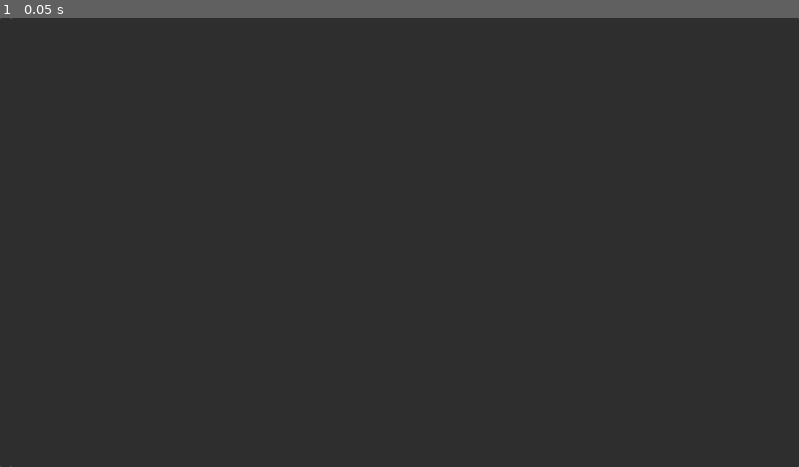
Above: before the commit, frame 1.
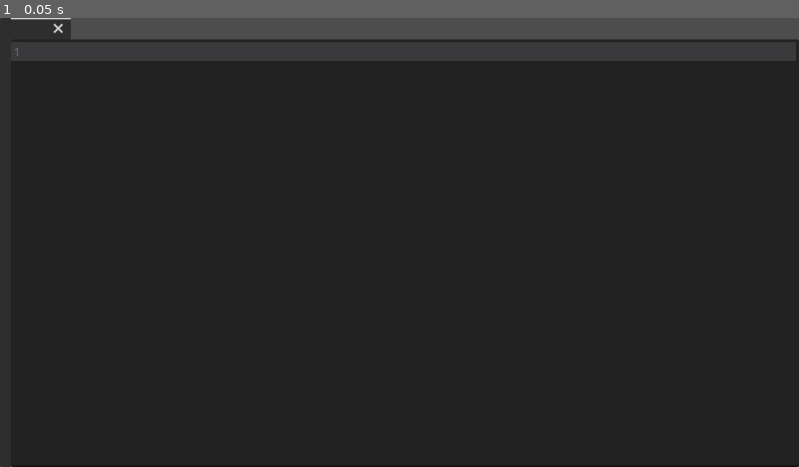
Above: after the commit, the same moment.

Repository: thiagola92/la-text-editor
Game: Godot game, scene res://src/main.tscn
Two runs of this game, one before a commit and one after it. Both use one fixed random seed, a clock stepped at 60 frames per second and the inputs below.
Inputs:
- Up to frame 1 (0.05 s): no input

The runs differ from the first frame. In frame 1, 4.5% of the frame differs, in the area x 1-100%, y 0-100%.

Commit message:
Improve GroupEditor

Diff:
--- a/project.godot
+++ b/project.godot
@@ -143,6 +143,16 @@
 "deadzone": 0.5,
 "events": []
 }
+ui_group_half_h={
+"deadzone": 0.5,
+"events": [Object(InputEventKey,"resource_local_to_scene":false,"resource_name":"","device":-1,"window_id":0,"command_or_control_autoremap":true,"alt_pressed":false,"shift_pressed":false,"pressed":false,"keycode":0,"physical_keycode":72,"key_label":0,"unicode":104,"location":0,"echo":false,"script":null)
+]
+}
+ui_group_half_v={
+"deadzone": 0.5,
+"events": [Object(InputEventKey,"resource_local_to_scene":false,"resource_name":"","device":-1,"window_id":0,"command_or_control_autoremap":true,"alt_pressed":false,"shift_pressed":true,"pressed":false,"keycode":0,"physical_keycode":72,"key_label":0,"unicode":72,"location":0,"echo":false,"script":null)
+]
+}
 ui_tab_new={
 "deadzone": 0.5,
 "events": [Object(InputEventKey,"resource_local_to_scene":false,"resource_name":"","device":-1,"window_id":0,"command_o …(186 unchanged characters)…
--- a/src/components/code_editor/code_editor.gd
+++ b/src/components/code_editor/code_editor.gd
@@ -42,7 +42,8 @@
 	return file_proxy.filepath.get_file()
 
 
-## Load the [FileProxy.text] into [member CodeEdit.text].[br]
+## Load the [member FileProxy.text] into [member CodeEdit.text].[br][br]
+##
 ## [b]Note[/b]: Use [method _reload_text] if you need to preserve information (like carets positions).
 func _load_text() -> void:
 	if not file_proxy:
--- a/src/components/group_editor/group_editor.gd
+++ b/src/components/group_editor/group_editor.gd
@@ -3,3 +3,97 @@
 ## This is made using [SplitContainer]s to split [TabEditor]s and letting this scene manage them.
 class_name GroupEditor
 extends MarginContainer
+
+
+const CODE_EDITOR := preload("res://src/components/code_editor/code_editor.tscn")
+
+const TAB_EDITOR := preload("res://src/components/tab_editor/tab_editor.tscn")
+
+@export var file_opener: FileDialog
+
+## Holds temporarily a reference to the current [TabEditor].
+var _current_tab_editor: TabEditor
+
+
+func _ready() -> void:
+	add_child(_new_split_container()) # First SplitContainer.
+
+
+## Get if there is no [SplitContainer]s in the [GroupEditor].[br]
+## This is necessary because some keybindings from [TabEditor] are still useful.[br]
+## For example: open new tab and open file
+func _is_empty() -> bool:
+	for c in get_children():
+		if c is SplitContainer:
+			return false
+	return true
+
+
+## Create a [SplitContainer] with a [TabEditor] child.[br]
+## [GroupEditor] will listen signals of [TabEditor]s created this way.
+func _new_split_container(vertical: bool = false) -> SplitContainer:
+	var tab_editor: TabEditor = _new_tab_editor()
+	var split_container := SplitContainer.new()
+
+	split_container.vertical = vertical
+	split_container.size_flags_horizontal = Control.SIZE_EXPAND_FILL
+	split_container.size_flags_vertical = Control.SIZE_EXPAND_FILL
+	split_container.add_child(tab_editor)
+	split_container.child_order_changed.connect(
+		func():
+			if split_container.get_child_count() == 0:
+				split_container.queue_free()
+	)
+
+	return split_container
+
+
+## Create a [TabEditor] and make this [GroupEditor] listen to requests from it.
+func _new_tab_editor() -> TabEditor:
+	var tab_editor := TAB_EDITOR.instantiate() as TabEditor
+	tab_editor.split_requested.connect(_on_tab_editor_split_requested)
+	tab_editor.open_file_requested.connect(_on_tab_editor_open_file_requested)
+	tab_editor.new_tab()
+
+	return tab_editor
+
+
+func _on_tab_editor_split_requested(tab_editor: TabEditor, vertical: bool) -> void:
+	if not tab_editor.get_parent() is SplitContainer:
+		return
+
+	var parent := tab_editor.get_parent() as SplitContainer
+
+	if parent.get_child_count() < 2:
+		parent.add_child(_new_tab_editor())
+		parent.vertical = vertical
+	else:
+		var index: int = tab_editor.get_index()
+		var new_split_container := _new_split_container(vertical)
+		tab_editor.reparent(new_split_container)
+		parent.add_child(new_split_container)
+		parent.move_child(new_split_container, index)
+
+
+func _on_tab_editor_open_file_requested(tab_editor: TabEditor) -> void:
+	_current_tab_editor = tab_editor
+	file_opener.popup_centered()
+
+
+## Open file in a new tab.
+func _on_file_opener_file_selected(path: String) -> void:
+	if not _current_tab_editor:
+		return
+
+	var code_editor: CodeEditor = _current_tab_editor.new_tab()
+	var file_proxy: FileProxy = FilesProxies.get_file_proxy(path)
+
+	code_editor.file_proxy = file_proxy
+	_current_tab_editor = null
+
+
+func _on_child_order_changed() -> void:
+	# Never leave GroupEditor empty, otherwise TabEditor keybindings will not work
+	# And you will have to implement some of them in GroupEditor.
+	if _is_empty():
+		add_child(_new_split_container())
--- a/src/components/group_editor/group_editor.tscn
+++ b/src/components/group_editor/group_editor.tscn
@@ -1,24 +1,23 @@
-[gd_scene load_steps=3 format=3 uid="uid://vs3v1esomspc"]
+[gd_scene load_steps=2 format=3 uid="uid://vs3v1esomspc"]
 
-[ext_resource type="PackedScene" uid="uid://bclwgesgwmcnq" path="res://src/components/tab_editor/tab_editor.tscn" id="1_c33tl"]
 [ext_resource type="Script" path="res://src/components/group_editor/group_editor.gd" id="1_n1d6m"]
 
-[node name="GroupEditor" type="MarginContainer"]
+[node name="GroupEditor" type="MarginContainer" node_paths=PackedStringArray("file_opener")]
 anchors_preset = 15
 anchor_right = 1.0
 anchor_bottom = 1.0
 grow_horizontal = 2
 grow_vertical = 2
 script = ExtResource("1_n1d6m")
+file_opener = NodePath("FileOpener")
 
-[node name="SplitContainer" type="SplitContainer" parent="."]
-layout_mode = 2
+[node name="FileOpener" type="FileDialog" parent="."]
+auto_translate_mode = 1
+title = "Open a File"
+size = Vector2i(700, 350)
+ok_button_text = "Open"
+file_mode = 0
+access = 2
 
-[node name="TabEditor" parent="SplitContainer" instance=ExtResource("1_c33tl")]
-layout_mode = 2
-size_flags_horizontal = 3
-
-[node name="TabEditor2" parent="SplitContainer" instance=ExtResource("1_c33tl")]
-auto_translate_mode = 1
-layout_mode = 2
-size_flags_horizontal = 3
+[connection signal="child_order_changed" from="." to="." method="_on_child_order_changed"]
+[connection signal="file_selected" from="FileOpener" to="." method="_on_file_opener_file_selected"]
--- a/src/components/tab_editor/tab_editor.gd
+++ b/src/components/tab_editor/tab_editor.gd
@@ -4,6 +4,12 @@
 class_name TabEditor
 extends TabContainer
 
+
+## Signal [GroupEditor] to split group.
+signal split_requested(tab_editor: TabEditor, vertical: bool)
+
+## Signal [GroupEditor] to let the user select a drive file to be opened in [TabEditor].
+signal open_file_requested(tab_editor: TabEditor)
 
 const CODE_EDITOR := preload("res://src/components/code_editor/code_editor.tscn")
 
@@ -13,14 +19,24 @@
 	get_tab_bar().tab_close_display_policy = TabBar.CLOSE_BUTTON_SHOW_ALWAYS
 	get_tab_bar().tab_close_pressed.connect(_close_tab)
 
-	child_order_changed.connect(_reload_tabs_names)
-
 	_reload_tabs_names()
 
 
 func _shortcut_input(_event: InputEvent) -> void:
-	if Input.is_action_just_pressed("ui_tab_new"):
-		_open_new_tab()
+	if not get_child(current_tab).has_focus() and not get_tab_bar().has_focus():
+		return
+
+	if Input.is_action_just_pressed("ui_group_half_v"):
+		split_requested.emit(self, true)
+		get_viewport().set_input_as_handled()
+	elif Input.is_action_just_pressed("ui_group_half_h"):
+		split_requested.emit(self, false)
+		get_viewport().set_input_as_handled()
+	elif Input.is_action_just_pressed("ui_file_open"):
+		open_file_requested.emit(self)
+		get_viewport().set_input_as_handled()
+	elif Input.is_action_just_pressed("ui_tab_new"):
+		new_tab()
 		get_viewport().set_input_as_handled()
 	elif Input.is_action_just_pressed("ui_tab_close"):
 		_close_tab(current_tab)
@@ -33,6 +49,17 @@
 		get_viewport().set_input_as_handled()
 
 
+## Creates a [CodeEditor] and insert in a new tab.[br]
+## Return the [CodeEditor] created in case needs to setup [member CodeEditor.file_proxy].
+func new_tab() -> CodeEditor:
+	var code_editor := CODE_EDITOR.instantiate() as CodeEditor
+
+	add_child(code_editor)
+	current_tab = get_tab_count() - 1
+
+	return code_editor
+
+
 func _reload_tabs_names() -> void:
 	var i: int = 0
 
@@ -41,11 +68,6 @@
 			set_tab_title(i, c.filename())
 
 		i += 1
-
-
-func _open_new_tab() -> void:
-	add_child(CODE_EDITOR.instantiate())
-	current_tab = get_tab_count() - 1
 
 
 func _close_tab(tab: int) -> void:
@@ -61,3 +83,10 @@
 func _previous_tab() -> void:
 	if current_tab > 0:
 		current_tab -= 1
+
+
+func _on_child_order_changed() -> void:
+	if get_child_count() == 0:
+		queue_free()
+	else:
+		_reload_tabs_names()
--- a/src/components/tab_editor/tab_editor.tscn
+++ b/src/components/tab_editor/tab_editor.tscn
@@ -8,7 +8,10 @@
 anchor_bottom = 1.0
 grow_horizontal = 2
 grow_vertical = 2
+size_flags_horizontal = 3
 size_flags_vertical = 3
 theme_override_constants/side_margin = 0
 drag_to_rearrange_enabled = true
 script = ExtResource("1_n3njw")
+
+[connection signal="child_order_changed" from="." to="." method="_on_child_order_changed"]
--- a/src/components/window_editor/window_editor.gd
+++ b/src/components/window_editor/window_editor.gd
@@ -6,13 +6,9 @@
 
 signal quit_requested
 
-const CODE_EDITOR := preload("res://src/components/code_editor/code_editor.tscn")
-
 @export var window_info: WindowInfo
 
-@export var tab_editor: TabEditor
-
-@export var file_opener: FileDialog
+@export var group_editor: GroupEditor
 
 @export var project_opener: FileDialog
 
@@ -30,9 +26,6 @@
 	elif Input.is_action_just_pressed("ui_project_open"):
 		project_opener.popup_centered()
 		get_viewport().set_input_as_handled()
-	elif Input.is_action_just_pressed("ui_file_open"):
-		file_opener.popup_centered()
-		get_viewport().set_input_as_handled()
 
 
 func _close_project() -> void:
@@ -43,15 +36,6 @@
 	queue_free()
 
 
-# Open file in the current window.
-func _on_file_opener_file_selected(path: String) -> void:
-	var code_editor: CodeEditor = CODE_EDITOR.instantiate() as CodeEditor
-	var file_proxy: FileProxy = FilesProxies.get_file_proxy(path)
-
-	code_editor.file_proxy = file_proxy
-	tab_editor.add_child(code_editor)
-
-
 # Open project in the current window (it will close current project).
 func _on_project_opener_dir_selected(dir: String) -> void:
 	_close_project()
--- a/src/components/window_editor/window_editor.tscn
+++ b/src/components/window_editor/window_editor.tscn
@@ -1,16 +1,14 @@
 [gd_scene load_steps=4 format=3 uid="uid://bkhq6f73wk65g"]
 
 [ext_resource type="Script" path="res://src/components/window_editor/window_editor.gd" id="1_85pdn"]
-[ext_resource type="PackedScene" uid="uid://bclwgesgwmcnq" path="res://src/components/tab_editor/tab_editor.tscn" id="2_kvvrp"]
+[ext_resource type="PackedScene" uid="uid://vs3v1esomspc" path="res://src/components/group_editor/group_editor.tscn" id="3_0d4ot"]
 [ext_resource type="PackedScene" uid="uid://bi78u6ixv0ar1" path="res://src/components/window_info/window_info.tscn" id="3_8j50a"]
 
-[node name="WindowEditor" type="Window" node_paths=PackedStringArray("window_info", "tab_editor", "file_opener", "project_opener")]
+[node name="WindowEditor" type="Window" node_paths=PackedStringArray("window_info", "project_opener")]
 initial_position = 4
 size = Vector2i(1152, 648)
 script = ExtResource("1_85pdn")
 window_info = NodePath("WindowInfo")
-tab_editor = NodePath("HSplitContainer/TabEditor")
-file_opener = NodePath("FileOpener")
 project_opener = NodePath("ProjectOpener")
 
 [node name="WindowInfo" parent="." instance=ExtResource("3_8j50a")]
@@ -25,20 +23,12 @@
 dragger_visibility = 2
 
 [node name="Tree" type="Tree" parent="HSplitContainer"]
-auto_translate_mode = 1
 layout_mode = 2
 
-[node name="TabEditor" parent="HSplitContainer" instance=ExtResource("2_kvvrp")]
-auto_translate_mode = 1
+[node name="GroupEditor" parent="HSplitContainer" node_paths=PackedStringArray("split_container", "file_opener") instance=ExtResource("3_0d4ot")]
 layout_mode = 2
-
-[node name="FileOpener" type="FileDialog" parent="."]
-auto_translate_mode = 1
-title = "Open a File"
-size = Vector2i(700, 350)
-ok_button_text = "Open"
-file_mode = 0
-access = 2
+split_container = NodePath("SplitContainer")
+file_opener = NodePath("FileOpener")
 
 [node name="ProjectOpener" type="FileDialog" parent="."]
 auto_translate_mode = 1
@@ -49,5 +39,4 @@
 access = 2
 
 [connection signal="close_requested" from="." to="." method="_on_close_requested"]
-[connection signal="file_selected" from="FileOpener" to="." method="_on_file_opener_file_selected"]
 [connection signal="dir_selected" from="ProjectOpener" to="." method="_on_project_opener_dir_selected"]
Not shown, changed: SKETCH.md
